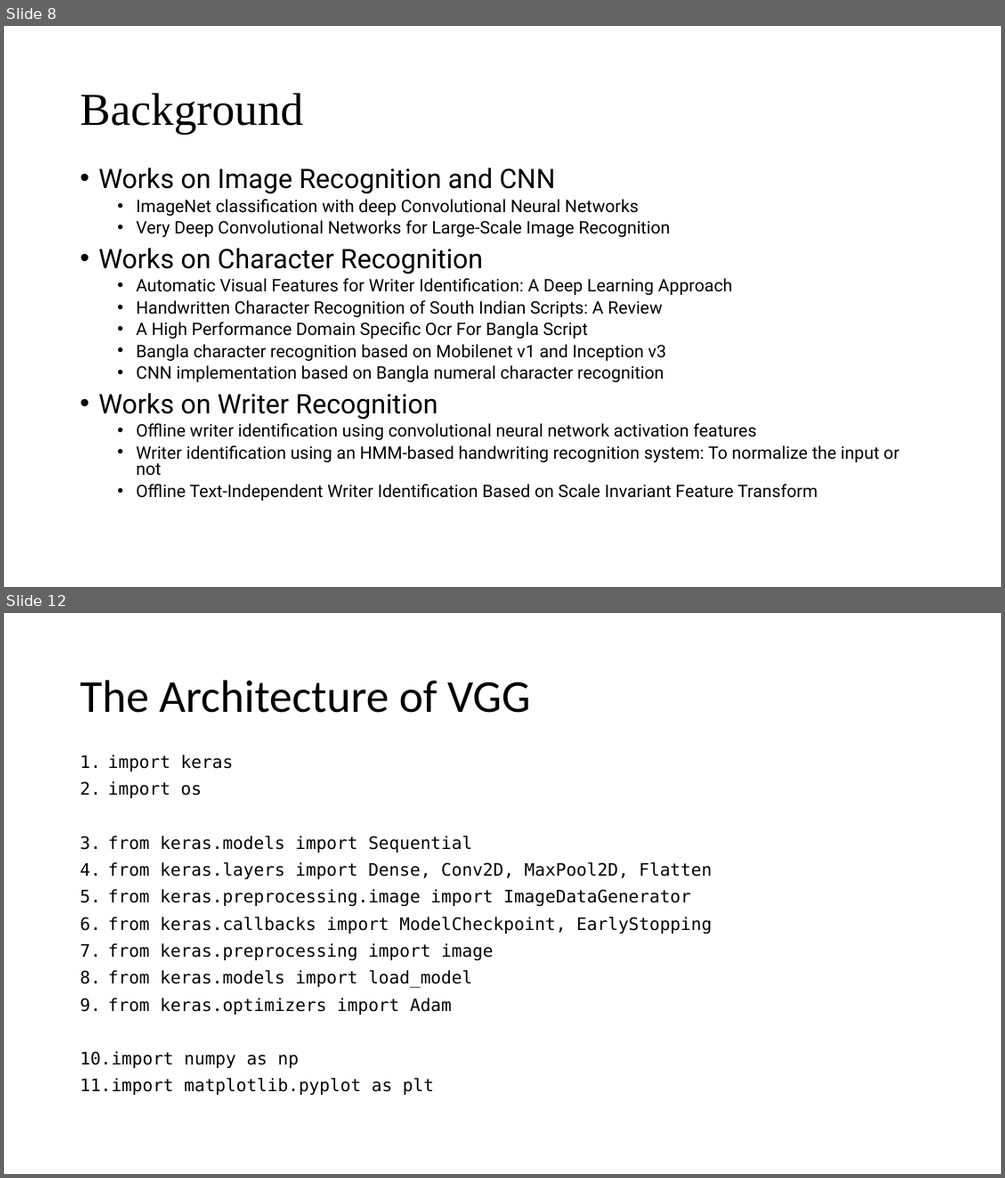
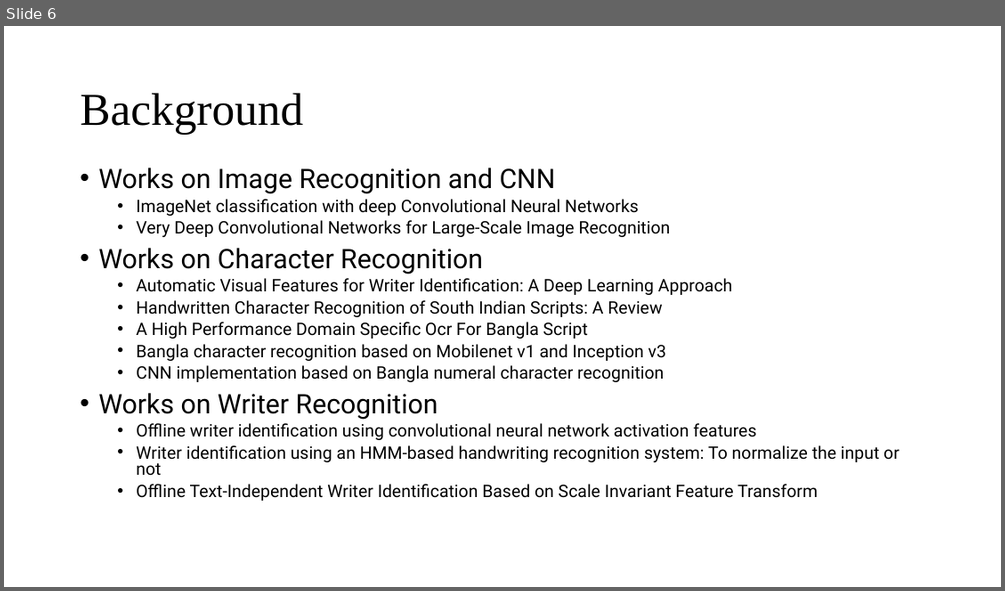
Before and after one commit to TheAnonymousMan/local-language-recognition-gcelt-class-2021, a slide deck: Documentation/4th Year Project Presentation.pptx. Shown one above the other, each under a label of ours: slides 8 and 12 before the commit, slide 6 after it; the slides between them are not shown. The pictures are 1005x1178 and 1005x591 pixels, drawn with LibreOffice and Linux fonts; fonts in the diff are those of the drawing. Boxes give left, top, right and bottom in pixels: in the first picture for what was removed or moved away, otherwise in the second. Text is boxed around its words. In the diff, an @@ line names an element or a change of style, - is before the commit and + after.

```diff
--- a/Documentation/4th Year Project Presentation.pptx
+++ b/Documentation/4th Year Project Presentation.pptx
@@ slide 12 removed at bbox=[4, 613, 1001, 1174], background #FFFFFF @@
@@ title removed at bbox=[80, 680, 530, 713] @@
-The Architecture of VGG
@@ text removed at bbox=[80, 755, 712, 1094] @@
-1. import keras
-2. import os
-3. from keras.models import Sequential
-4. from keras.layers import Dense, Conv2D, MaxPool2D, Flatten
-5. from keras.preprocessing.image import ImageDataGenerator
-6. from keras.callbacks import ModelCheckpoint, EarlyStopping
-7. from keras.preprocessing import image
-8. from keras.models import load_model
-9. from keras.optimizers import Adam
-10. import numpy as np
-11. import matplotlib.pyplot as plt
@@ what was slide 8 is now slide 6 @@
```
Also in this commit, not shown: 11 slides changed, 1 slide added, 1 other slide removed.
